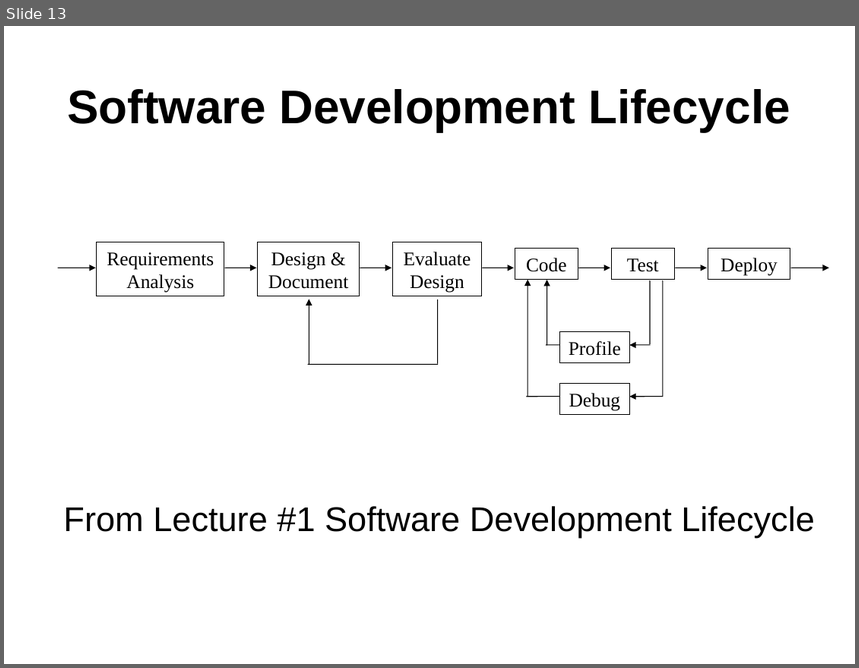
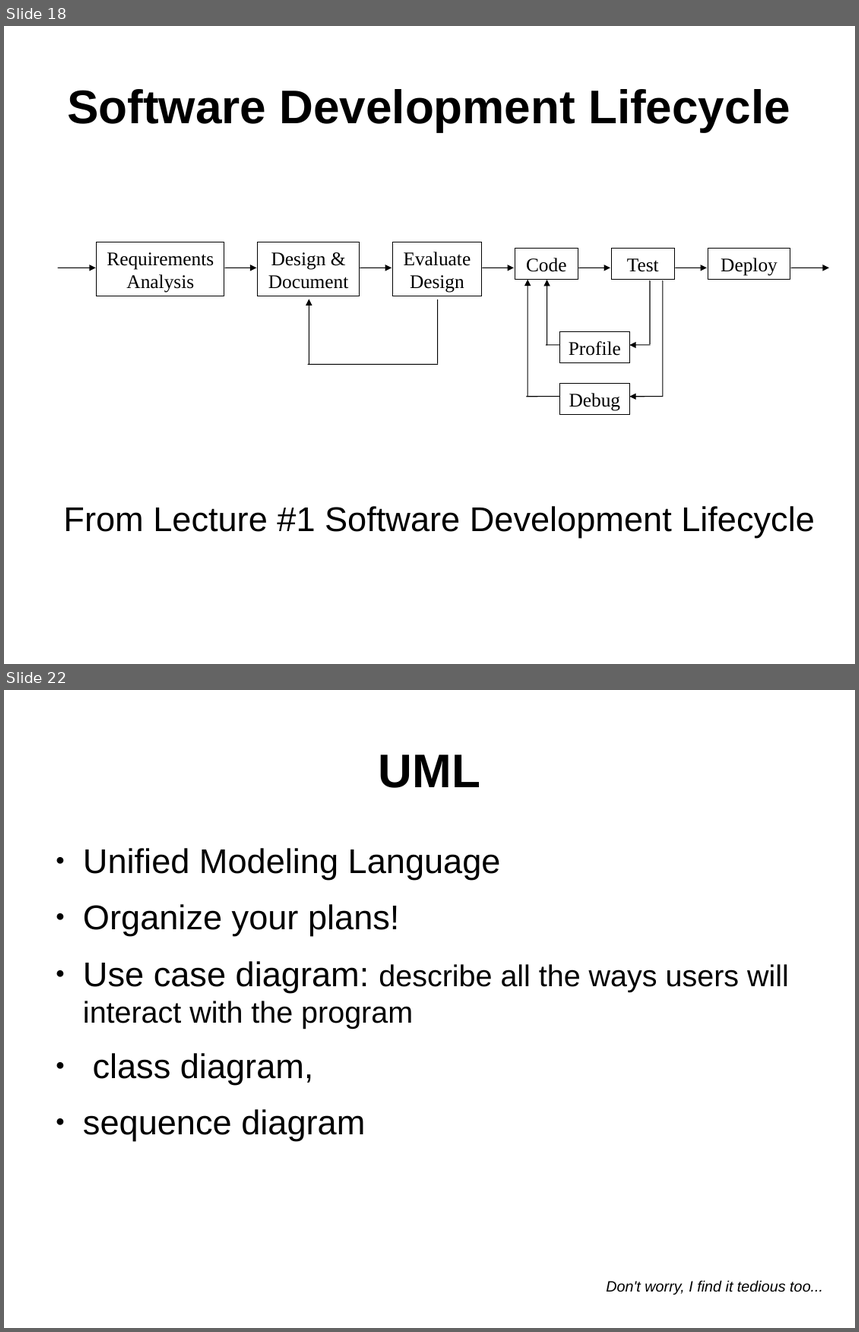
Before and after one commit to yv444/cse219-review, a slide deck: midterm_review.odp. Shown one above the other, each under a label of ours: slide 13 before the commit, slides 18 and 22 after it; the slides between them are not shown. The pictures are 859x668 and 859x1332 pixels, drawn with LibreOffice and Linux fonts; fonts in the diff are those of the drawing. Boxes give left, top, right and bottom in pixels: in the first picture for what was removed or moved away, otherwise in the second. Text is boxed around its words. In the diff, an @@ line names an element or a change of style, - is before the commit and + after.

```diff
--- a/midterm_review.odp
+++ b/midterm_review.odp
@@ slide 22 added at <box>4,690,855,1328</box>, background #FFFFFF @@
@@ title added at <box>379,755,481,788</box>, 44 pt, text #000000, bold @@
+UML
@@ text added at <box>83,848,789,1141</box>, 32 pt, text #000000 @@
+● Unified Modeling Language
+● Organize your plans!
+● Use case diagram: describe all the ways users will interact with the program
+● class diagram,
+● sequence diagram
@@ text added at <box>606,1281,823,1295</box>, 14 pt, text #000000, italic @@
+Don't worry, I find it tedious too...
@@ what was slide 13 is now slide 18 @@
```
Also in this commit, not shown: 9 other slides added, 2 other files.
